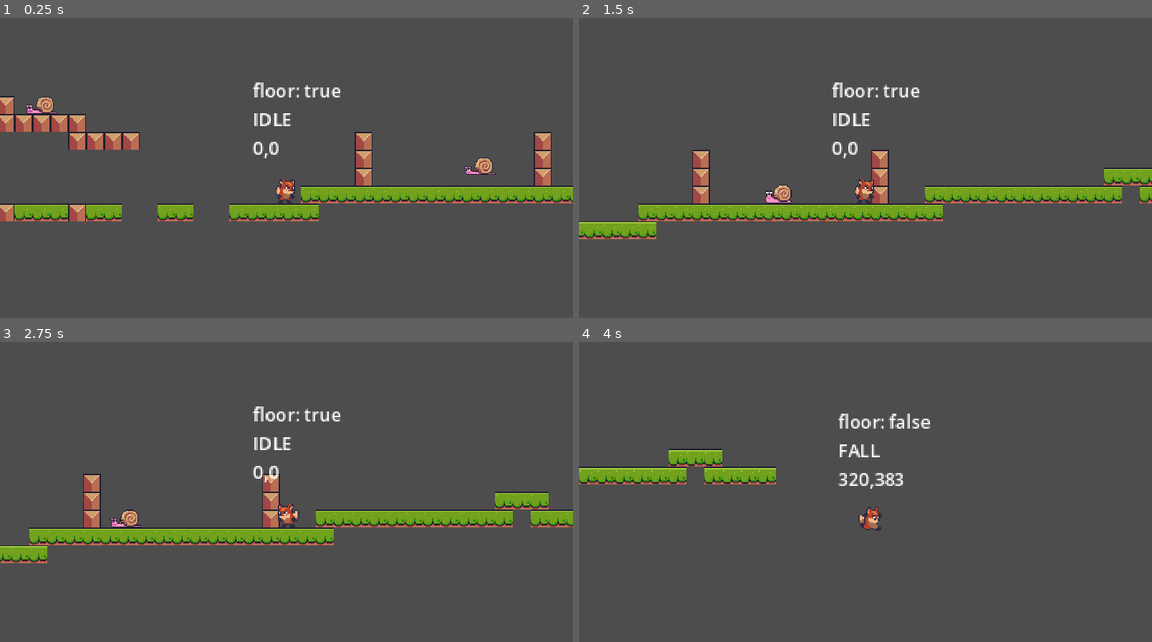
Above: before the commit, frames 1-4 (two rows, left to right).
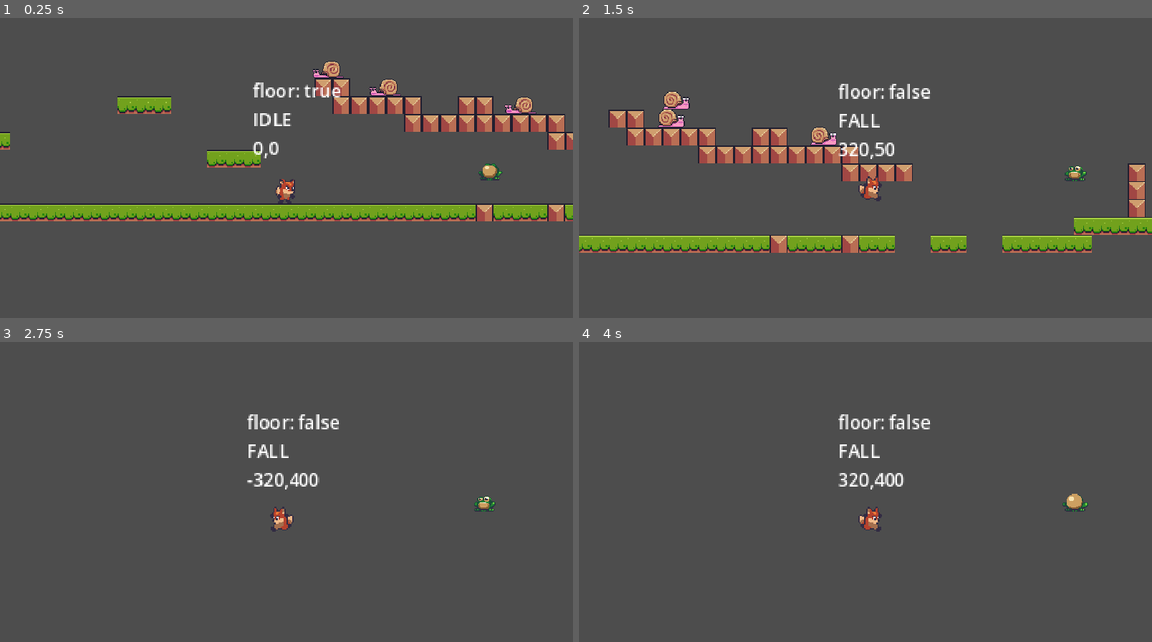
Above: after the commit, the same moments.

Repository: heliosalesjr/myPlatformer
Game: Godot game, scene res://level_base/level_base.tscn
Two runs of this game, one before a commit and one after it. Both use one fixed random seed, a clock stepped at 60 frames per second and the inputs below. The project has no main scene, so this scene is started directly.
Inputs:
- Up to frame 1 (0.25 s): no input
- Up to frame 2 (1.5 s): hold Right (right) from 0.53 s (still down); tap Space (jump) at 0.6, 0.77, 1.07, 1.35 s
- Up to frame 3 (2.75 s): tap Space (jump) at 1.52, 1.82, 2.1 s; release Right (right) at 2.03 s; hold Left (left) from 2.03 s (still down)
- Up to frame 4 (4 s): release Left (left) at 2.78 s; hold Right (right) from 2.78 s (still down); tap Space (jump) at 2.85, 3.02, 3.32, 3.6, 3.77 s

The runs differ from the first frame. In frame 1, 16% of the frame differs, in the area x 0-100%, y 14-68%; in frame 2, 19%, in the area x 0-100%, y 21-79%; in frame 3, 9.5%; in frame 4, 2.9%.

Commit message:
frog enemy

Diff:
--- /dev/null
+++ b/enemies/frog/frog.gd
@@ -0,0 +1,7 @@
+extends EnemyBase
+
+@onready var animated_sprite_2d = $AnimatedSprite2D
+
+
+func _on_jump_timer_timeout():
+	pass # Replace with function body.
--- /dev/null
+++ b/enemies/frog/frog.tscn
@@ -0,0 +1,87 @@
+[gd_scene load_steps=13 format=3 uid="uid://cbt6jq5bn8wju"]
+
+[ext_resource type="PackedScene" uid="uid://w1ij8hy72yeq" path="res://enemies/enemy_base.tscn" id="1_squ65"]
+[ext_resource type="Script" path="res://enemies/frog/frog.gd" id="2_hisc5"]
+[ext_resource type="Texture2D" uid="uid://ucrlbmviu4nb" path="res://assets/enemies/frog/frog_sheet.png" id="3_jdhcx"]
+
+[sub_resource type="AtlasTexture" id="AtlasTexture_gfbws"]
+atlas = ExtResource("3_jdhcx")
+region = Rect2(0, 0, 35, 32)
+
+[sub_resource type="AtlasTexture" id="AtlasTexture_cout3"]
+atlas = ExtResource("3_jdhcx")
+region = Rect2(35, 0, 35, 32)
+
+[sub_resource type="AtlasTexture" id="AtlasTexture_1arpw"]
+atlas = ExtResource("3_jdhcx")
+region = Rect2(70, 0, 35, 32)
+
+[sub_resource type="AtlasTexture" id="AtlasTexture_ykroc"]
+atlas = ExtResource("3_jdhcx")
+region = Rect2(105, 0, 35, 32)
+
+[sub_resource type="AtlasTexture" id="AtlasTexture_16l14"]
+atlas = ExtResource("3_jdhcx")
+region = Rect2(140, 0, 35, 32)
+
+[sub_resource type="AtlasTexture" id="AtlasTexture_bjq2r"]
+atlas = ExtResource("3_jdhcx")
+region = Rect2(175, 0, 35, 32)
+
+[sub_resource type="AtlasTexture" id="AtlasTexture_u58ee"]
+atlas = ExtResource("3_jdhcx")
+region = Rect2(210, 0, 35, 32)
+
+[sub_resource type="SpriteFrames" id="SpriteFrames_lewkp"]
+animations = [{
+"frames": [{
+"duration": 1.0,
+"texture": SubResource("AtlasTexture_gfbws")
+}, {
+"duration": 1.0,
+"texture": SubResource("AtlasTexture_cout3")
+}, {
+"duration": 1.0,
+"texture": SubResource("AtlasTexture_1arpw")
+}, {
+"duration": 1.0,
+"texture": SubResource("AtlasTexture_ykroc")
+}, {
+"duration": 3.0,
+"texture": SubResource("AtlasTexture_16l14")
+}],
+"loop": true,
+"name": &"idle",
+"speed": 4.0
+}, {
+"frames": [{
+"duration": 1.0,
+"texture": SubResource("AtlasTexture_bjq2r")
+}, {
+"duration": 1.0,
+"texture": SubResource("AtlasTexture_u58ee")
+}],
+"loop": false,
+"name": &"jump",
+"speed": 1.0
+}]
+
+[sub_resource type="RectangleShape2D" id="RectangleShape2D_5reqv"]
+size = Vector2(16, 11)
+
+[node name="Frog" instance=ExtResource("1_squ65")]
+script = ExtResource("2_hisc5")
+
+[node name="AnimatedSprite2D" parent="." index="1"]
+scale = Vector2(0.75, 0.75)
+sprite_frames = SubResource("SpriteFrames_lewkp")
+animation = &"idle"
+autoplay = "idle"
+
+[node name="CollisionShape2D" type="CollisionShape2D" parent="." index="2"]
+position = Vector2(0, 2.5)
+shape = SubResource("RectangleShape2D_5reqv")
+
+[node name="JumpTimer" type="Timer" parent="." index="3"]
+
+[connection signal="timeout" from="JumpTimer" to="." method="_on_jump_timer_timeout"]
--- a/level_base/level_base.tscn
+++ b/level_base/level_base.tscn
@@ -1,10 +1,11 @@
-[gd_scene load_steps=8 format=3 uid="uid://baq7r7du0g052"]
+[gd_scene load_steps=9 format=3 uid="uid://baq7r7du0g052"]
 
 [ext_resource type="Script" path="res://level_base/level_base.gd" id="1_55n37"]
 [ext_resource type="Texture2D" uid="uid://b66n2jurji14v" path="res://assets/tiles/Terrain (16x16).png" id="1_67s4w"]
 [ext_resource type="PackedScene" uid="uid://cyl3cebukhbnn" path="res://player_cam/player_cam.tscn" id="2_oefwf"]
 [ext_resource type="PackedScene" uid="uid://725aj6tmdbgt" path="res://enemies/snail/snail.tscn" id="3_lvbo8"]
 [ext_resource type="PackedScene" uid="uid://ilg7w3iwwdv3" path="res://scenes/player.tscn" id="3_slm1o"]
+[ext_resource type="PackedScene" uid="uid://cbt6jq5bn8wju" path="res://enemies/frog/frog.tscn" id="6_oaf5j"]
 
 [sub_resource type="TileSetAtlasSource" id="TileSetAtlasSource_5ovmt"]
 texture = ExtResource("1_67s4w")
@@ -547,4 +548,7 @@
 zoom = Vector2(2, 2)
 
 [node name="Player" parent="." instance=ExtResource("3_slm1o")]
-position = Vector2(1075, 72)
+position = Vector2(647, 79)
+
+[node name="Frog" parent="Player" instance=ExtResource("6_oaf5j")]
+position = Vector2(183, -13)
